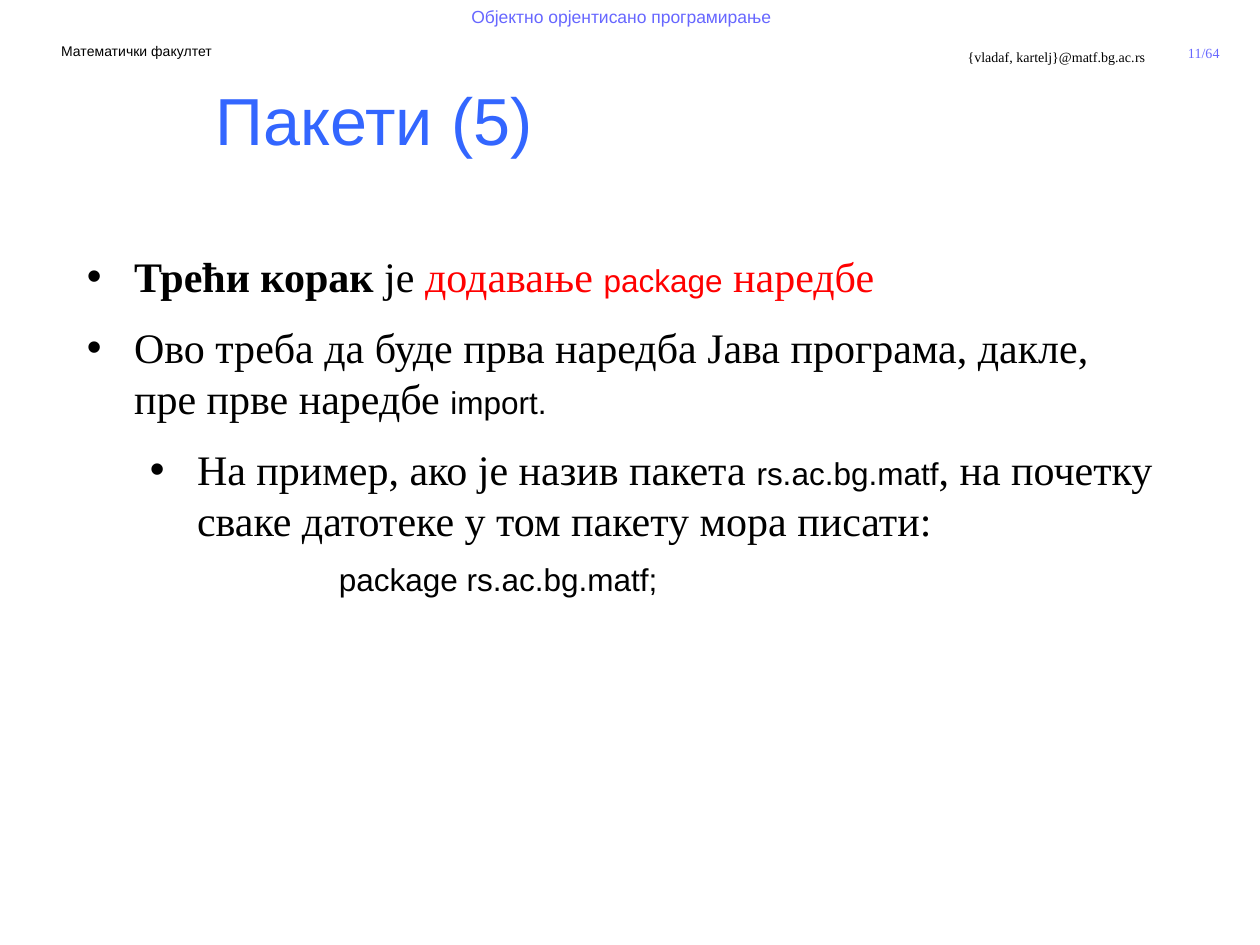
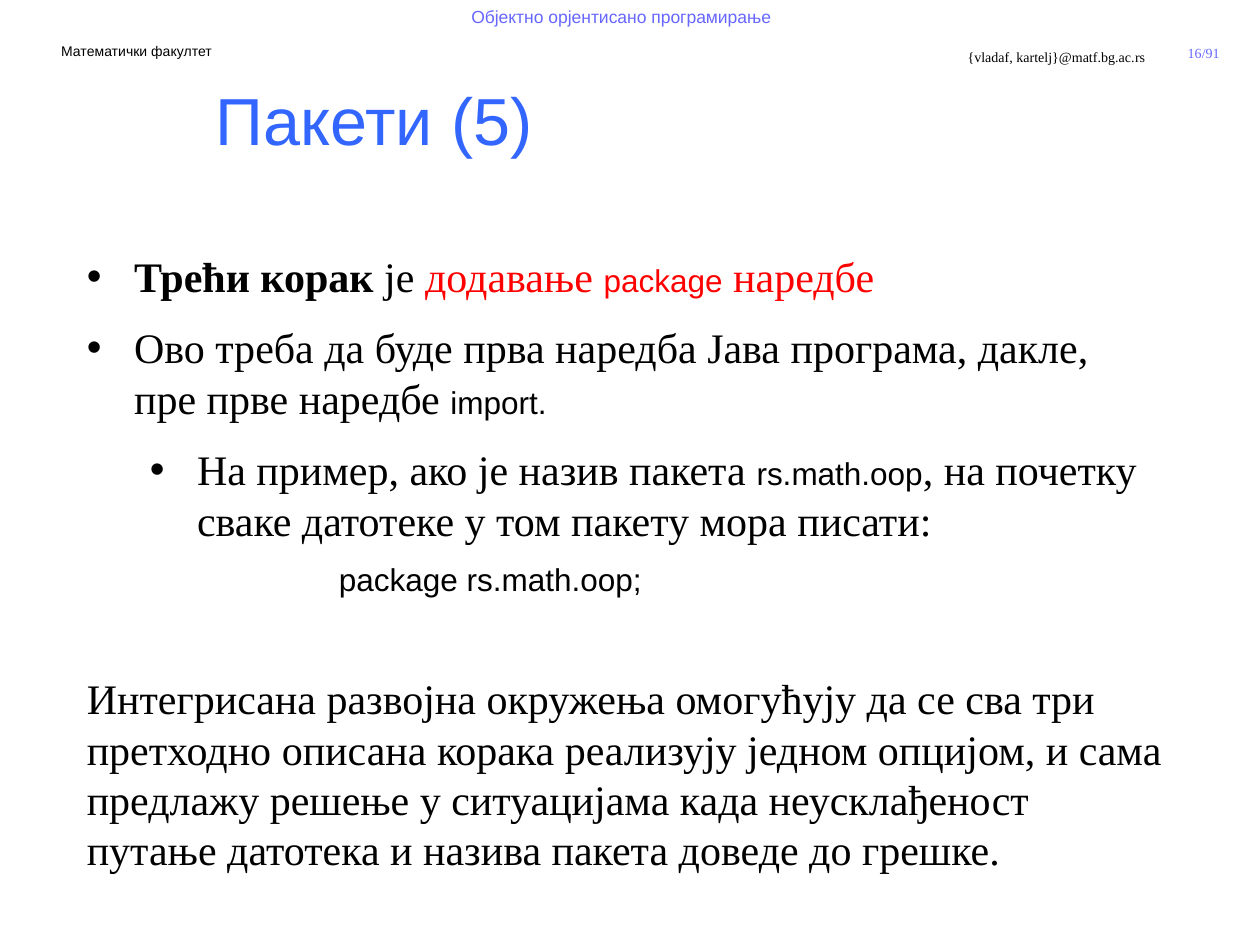
Before and after one commit to MatfOOP/OOP, a slide deck: slide 16 of predavanja/prezentacije/OOP09-Klase u Javi.pptx (slide 11 before the commit). Drawn at 1260x945 pixels with LibreOffice and Linux fonts; fonts in the diff are those of the drawing; background and template pictures are left out. Boxes give left, top, right and bottom in pixels: in the first picture for what was removed or moved away, otherwise in the second. Text is boxed around its words. In the diff, an @@ line names an element or a change of style, - is before the commit and + after.

```diff
--- a/predavanja/prezentacije/OOP09-Klase u Javi.pptx
+++ b/predavanja/prezentacije/OOP09-Klase u Javi.pptx
@@ page number at (1188, 49, 1220, 58): text changed @@
-11/64
+16/91
@@ text at (87, 457, 1162, 874): text changed @@
-  • На пример, ако је назив пакета rs.ac.bg.matf, на почетку сваке датотеке у том пакету мора писати:
-package rs.ac.bg.matf;
+  • На пример, ако је назив пакета rs.math.oop, на почетку сваке датотеке у том пакету мора писати:
+package rs.math.oop;
+Интегрисана развојна окружења омогућују да се сва три претходно описана корака реализују једном опцијом, и сама предлажу решење у ситуацијама када неусклађеност путање датотека и назива пакета доведе до грешке.
```
Also in this commit, not shown: 25 other slides changed, 27 slides added, 4 other files.
